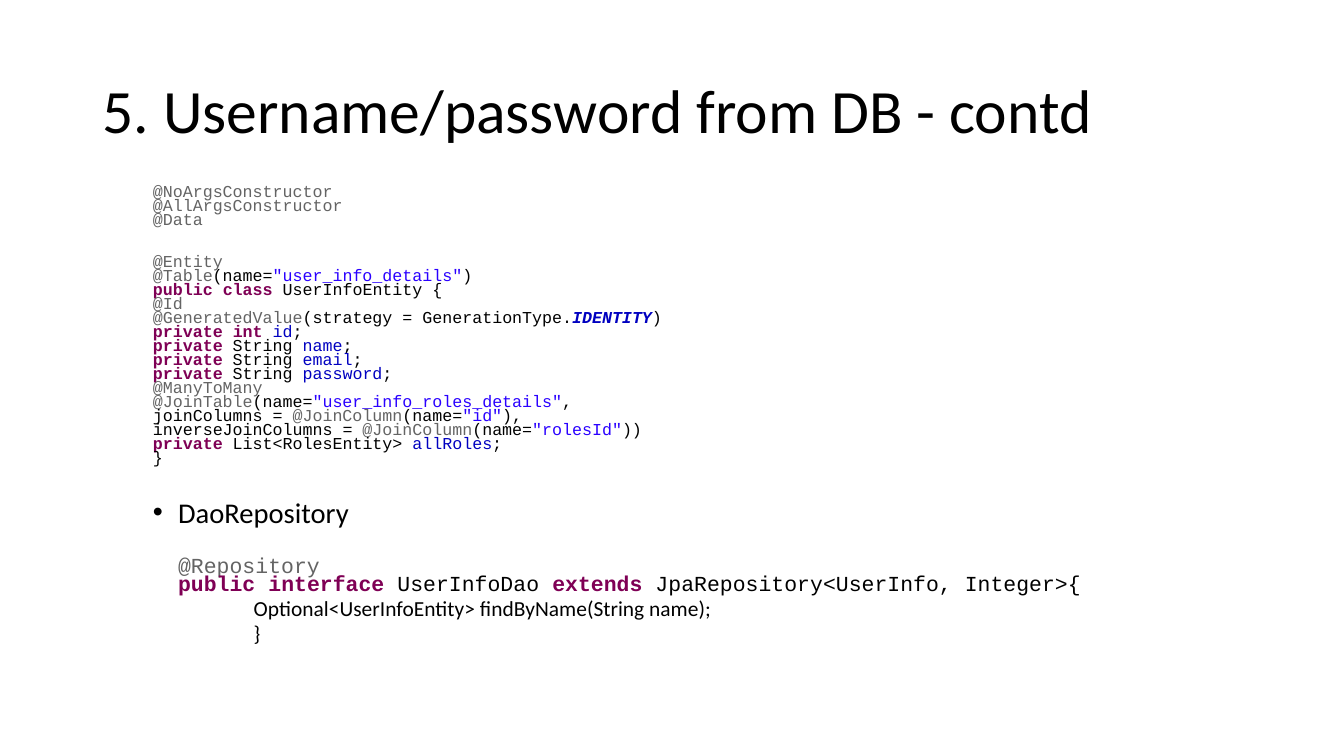
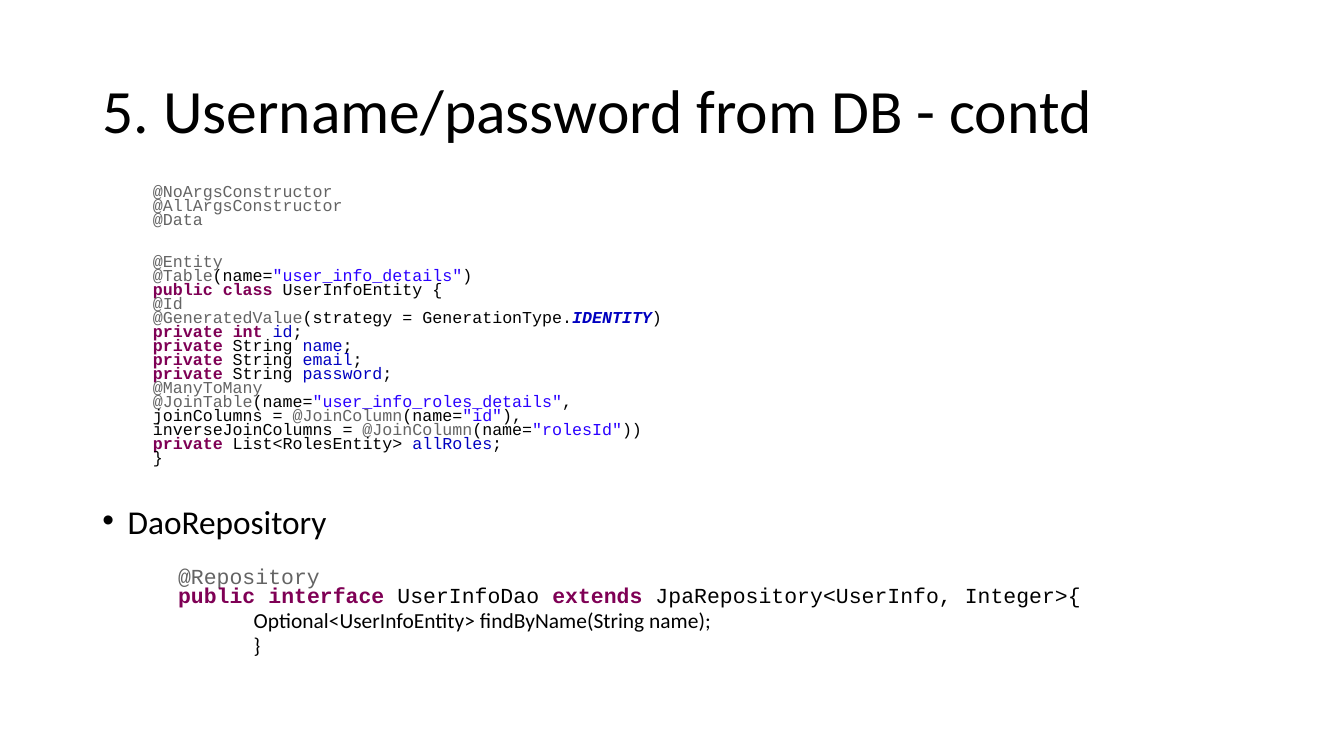
Before and after one commit to aug-2025-organization/notes, a slide deck: slide 16 of 8. Spring Security with JWT.pptx (slide 23 before the commit). Drawn at 1344x756 pixels with LibreOffice and Linux fonts; fonts in the diff are those of the drawing. Boxes give left, top, right and bottom in pixels: in the first picture for what was removed or moved away, otherwise in the second. Text is boxed around its words. In the diff, an @@ line names an element or a change of style, - is before the commit and + after.

```diff
--- a/8. Spring Security with JWT.pptx
+++ b/8. Spring Security with JWT.pptx
@@ text at <box>128,511,327,540</box>: size 20.4 to 23.8 pt in "DaoRepository"; list level 2 to 1 in "DaoRepository" @@
```
Also in this commit, not shown: 2 other slides changed, 1 slide added, 1 slide removed.
